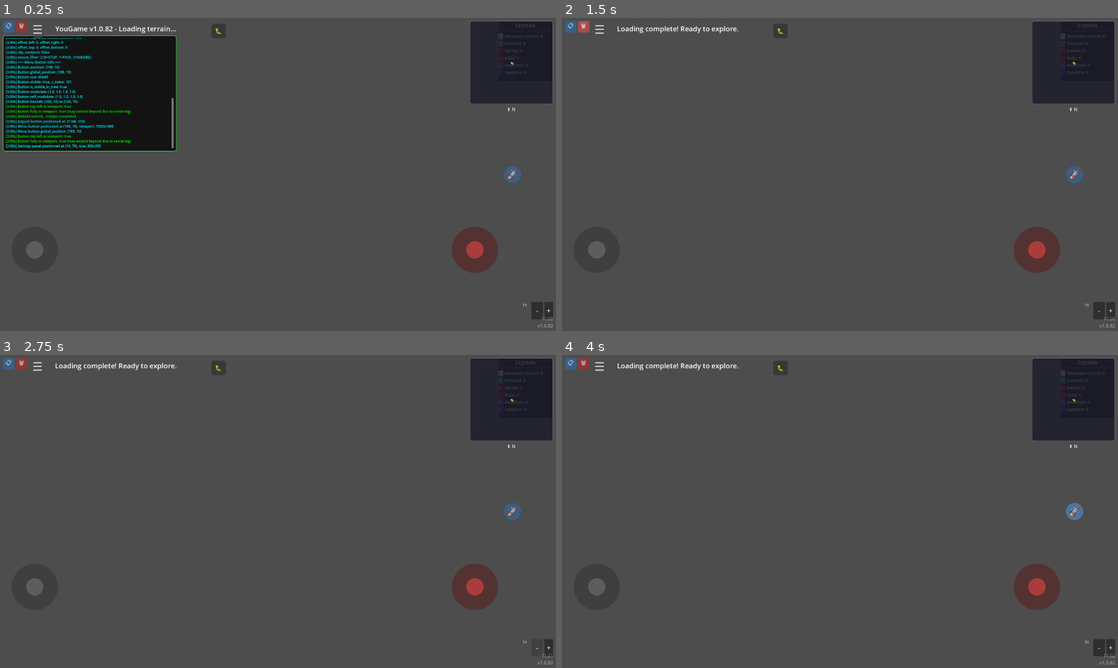
Above: before the commit, frames 1-4 (two rows, left to right).
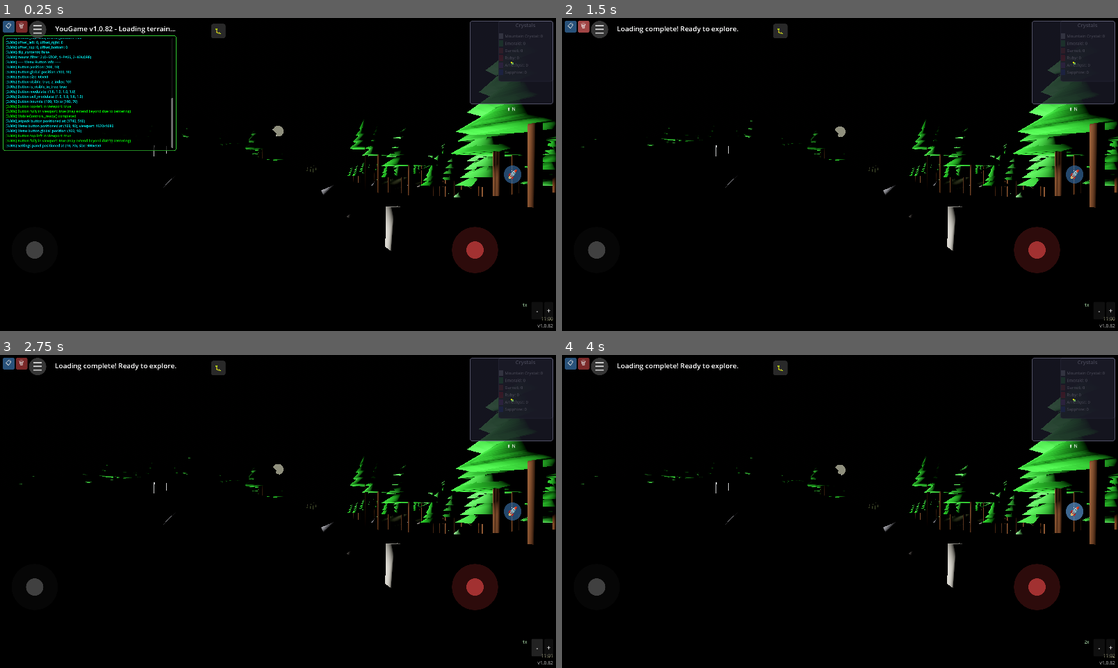
Above: after the commit, the same moments.

Repository: felix-dieterle/YouGame_godot4_public
Game: Godot game, scene res://scenes/main.tscn
Two runs of this game, one before a commit and one after it. Both use one fixed random seed, a clock stepped at 60 frames per second and the inputs below.
Inputs:
- Up to frame 1 (0.25 s): no input
- Up to frame 2 (1.5 s): click "📋" at 0.5 s; click "🗑" at 1.25 s
- Up to frame 3 (2.75 s): click "-" at 2 s
- Up to frame 4 (4 s): click "+" at 2.75 s; click "🚀" at 3.5 s

The runs differ from the first frame. In frame 1, 86% of the frame differs, in the area x 0-100%, y 0-100%; in frame 2, 96%; in frame 3, 96%; in frame 4, 96%.
Error before the commit: Parse Error: There is already a variable named "jetpack_active" declared in this scope. (res://scripts/player.gd:248)

Commit message:
Address code review feedback: extract helper method, fix gravity, add accessibility
Co-authored-by: felix-dieterle <1490062+felix-dieterle@users.noreply.github.com>

Diff:
--- a/scripts/mobile_controls.gd
+++ b/scripts/mobile_controls.gd
@@ -758,6 +758,7 @@
 
     jetpack_button = Button.new()
     jetpack_button.text = "🚀"  # Rocket emoji for jetpack
+    jetpack_button.tooltip_text = "Jetpack - Hold to ascend"  # Accessibility support
     jetpack_button.size = Vector2(BUTTON_SIZE, BUTTON_SIZE)
     jetpack_button.custom_minimum_size = Vector2(BUTTON_SIZE, BUTTON_SIZE)
     jetpack_button.add_theme_font_size_override("font_size", 35)
--- a/scripts/player.gd
+++ b/scripts/player.gd
@@ -102,15 +102,11 @@
         return
 
     # Handle jetpack input - check both keyboard and mobile controls
-    var jetpack_active = Input.is_action_pressed("jetpack")
-    if mobile_controls and mobile_controls.has_method("is_jetpack_pressed"):
-        jetpack_active = jetpack_active or mobile_controls.is_jetpack_pressed()
-
-    # Apply jetpack upward movement
+    var jetpack_active = _is_jetpack_active()
+
+    # Apply jetpack upward movement (only add to vertical velocity, don't override)
     if jetpack_active:
         velocity.y = jetpack_speed
-    else:
-        velocity.y = 0.0
 
     # Handle camera rotation from look joystick
     var look_input = Vector2.ZERO
@@ -244,13 +240,8 @@
         var target_height = world_manager.get_height_at_position(global_position)
         var water_depth = world_manager.get_water_depth_at_position(global_position)
 
-        # Check if jetpack is active
-        var jetpack_active = Input.is_action_pressed("jetpack")
-        if mobile_controls and mobile_controls.has_method("is_jetpack_pressed"):
-            jetpack_active = jetpack_active or mobile_controls.is_jetpack_pressed()
-
         # Only snap to terrain when jetpack is not active
-        if not jetpack_active:
+        if not _is_jetpack_active():
             # Sink into water (knee-deep means player height is reduced)
             global_position.y = target_height + 1.0 - water_depth
 
@@ -501,6 +492,13 @@
 func set_input_enabled(enabled: bool) -> void:
     input_enabled = enabled
 
+## Check if jetpack is currently active from any input source
+func _is_jetpack_active() -> bool:
+    var active = Input.is_action_pressed("jetpack")
+    if mobile_controls and mobile_controls.has_method("is_jetpack_pressed"):
+        active = active or mobile_controls.is_jetpack_pressed()
+    return active
+
 ## Try to collect a crystal at the screen position
 func _try_collect_crystal(screen_pos: Vector2) -> void:
     if not camera:
